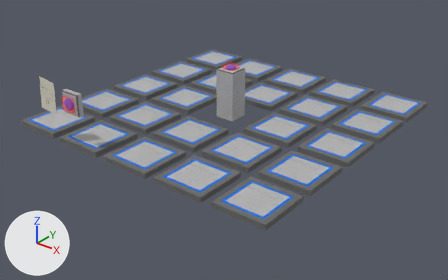
Before and after pictures for a commit that changed the FBX model unity_project/Paper Box/Assets/Models/Machines/Plate.fbx.
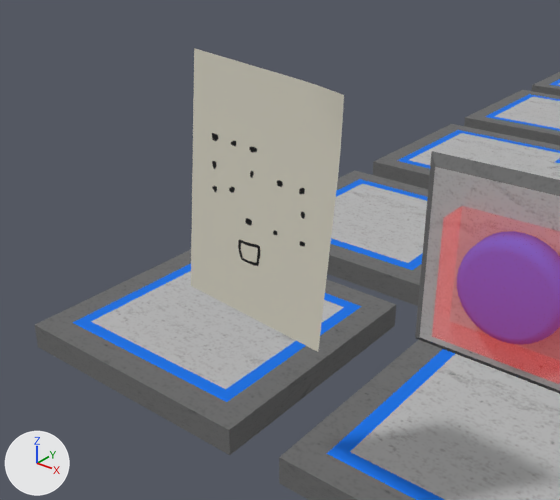
Each version is shown whole from a camera (50 mm lens) standing at (7.06, -9.03, 5.01) and looking at (0.24, -0.52, -0.27), then close up from a camera (50 mm lens) standing at (-0.57, -4.31, 1.65) and looking at (-1.53, -3.11, 0.91). Every picture has the same lights, and +X, +Y and +Z are marked at lower left. Where no turn or scale is listed for an object, it has been applied to the vertices.

The first close-up shows 'IN', 'Instructions', 'PanelRetry', 'Plate_1_2', 'Plate_1_3', 'Plate_1_4', 'Plate_1_5', 'Plate_2_5'.
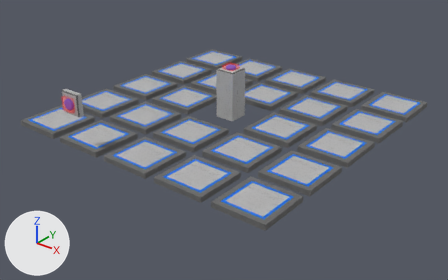
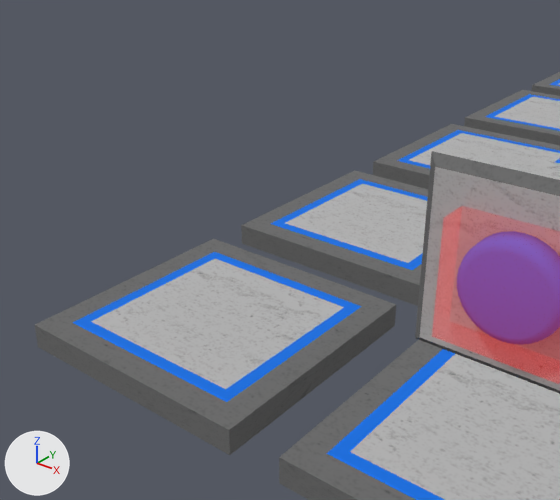
Location of each change, (x1, y1, x2, y2) in pixels of the close-ups (560 x 500 px):
'Instructions', deleted: before (191, 48, 344, 352)

The change in detail:
Object 'Instructions' (ob_instructions) is deleted.
